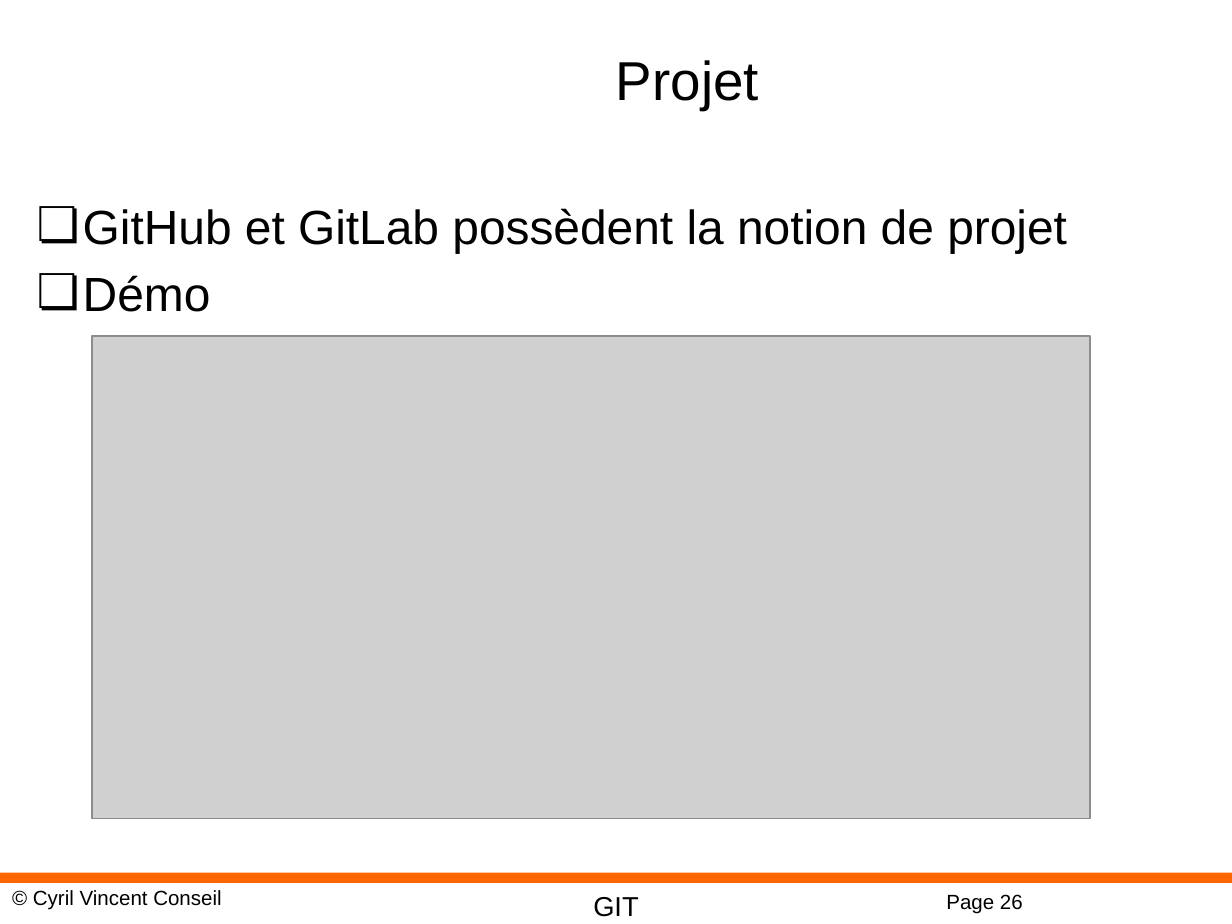
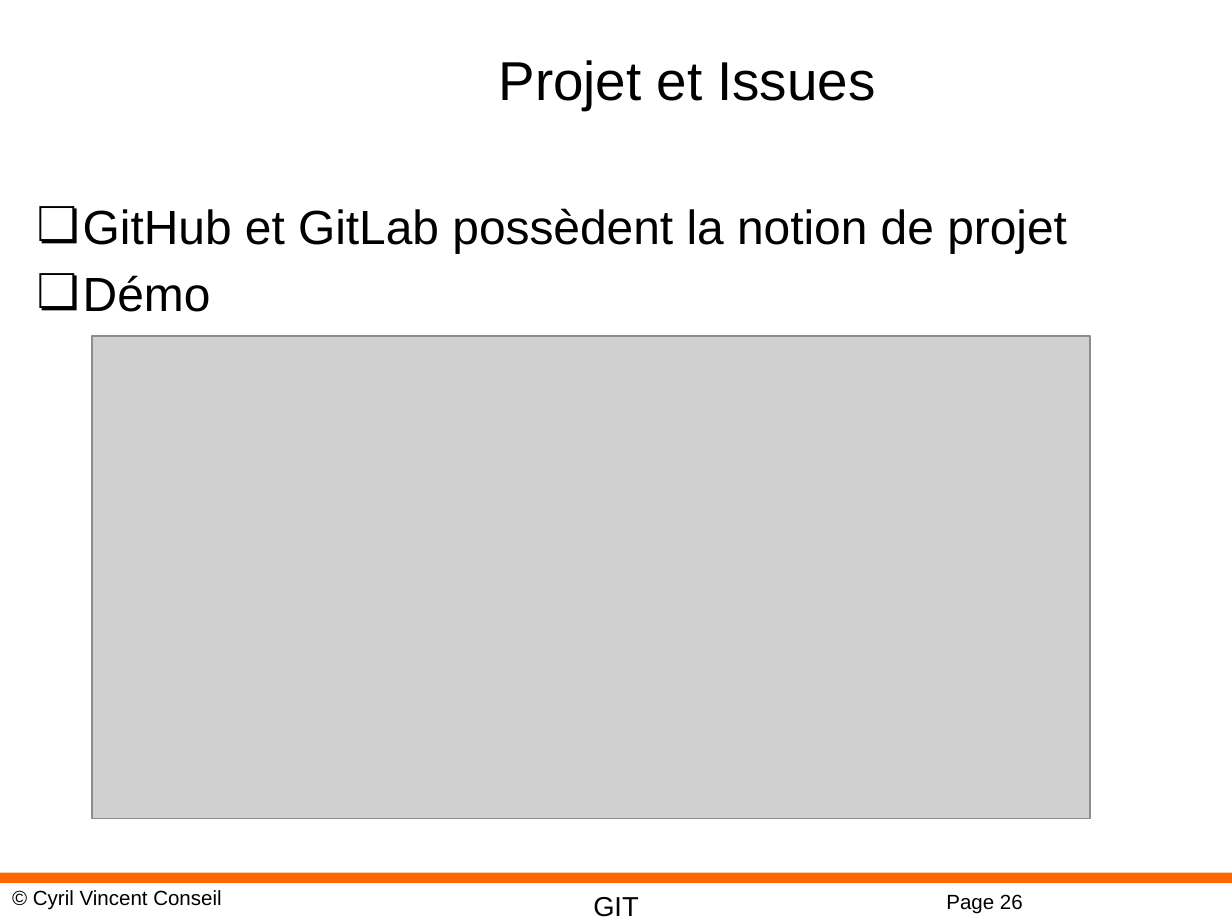
Before and after one commit to cyrilvincent/cicd, a slide deck: slide 26 of ppt/CICD05-Commit.pptx. Drawn at 1232x924 pixels with LibreOffice and Linux fonts; fonts in the diff are those of the drawing; grey boxes stand for pictures; background and template pictures are left out. Boxes give left, top, right and bottom in pixels: in the first picture for what was removed or moved away, otherwise in the second. Text is boxed around its words. In the diff, an @@ line names an element or a change of style, - is before the commit and + after.

```diff
--- a/ppt/CICD05-Commit.pptx
+++ b/ppt/CICD05-Commit.pptx
@@ title at <box>499,60,875,110</box>: text changed @@
-Projet
+Projet et Issues
```
Also in this commit, not shown: 1 other slide changed, 1 slide added, 1 slide removed, 5 other files.
